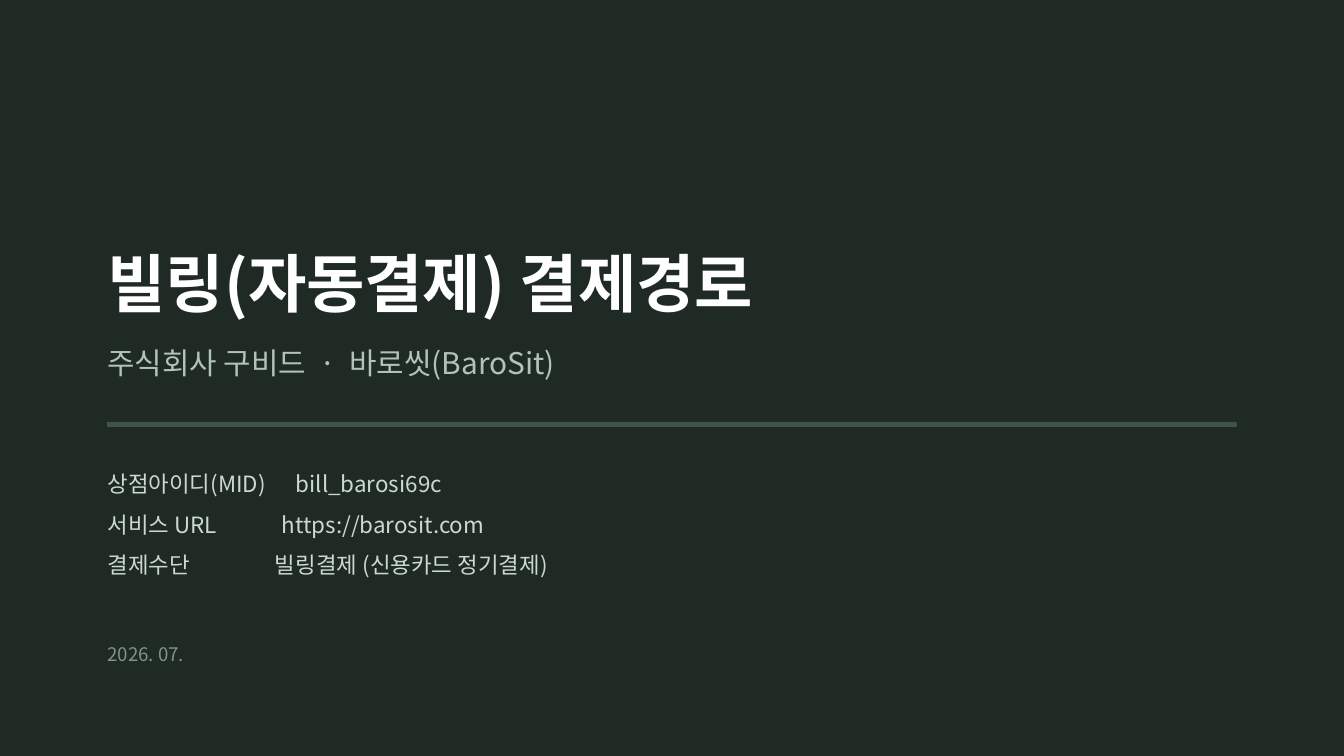
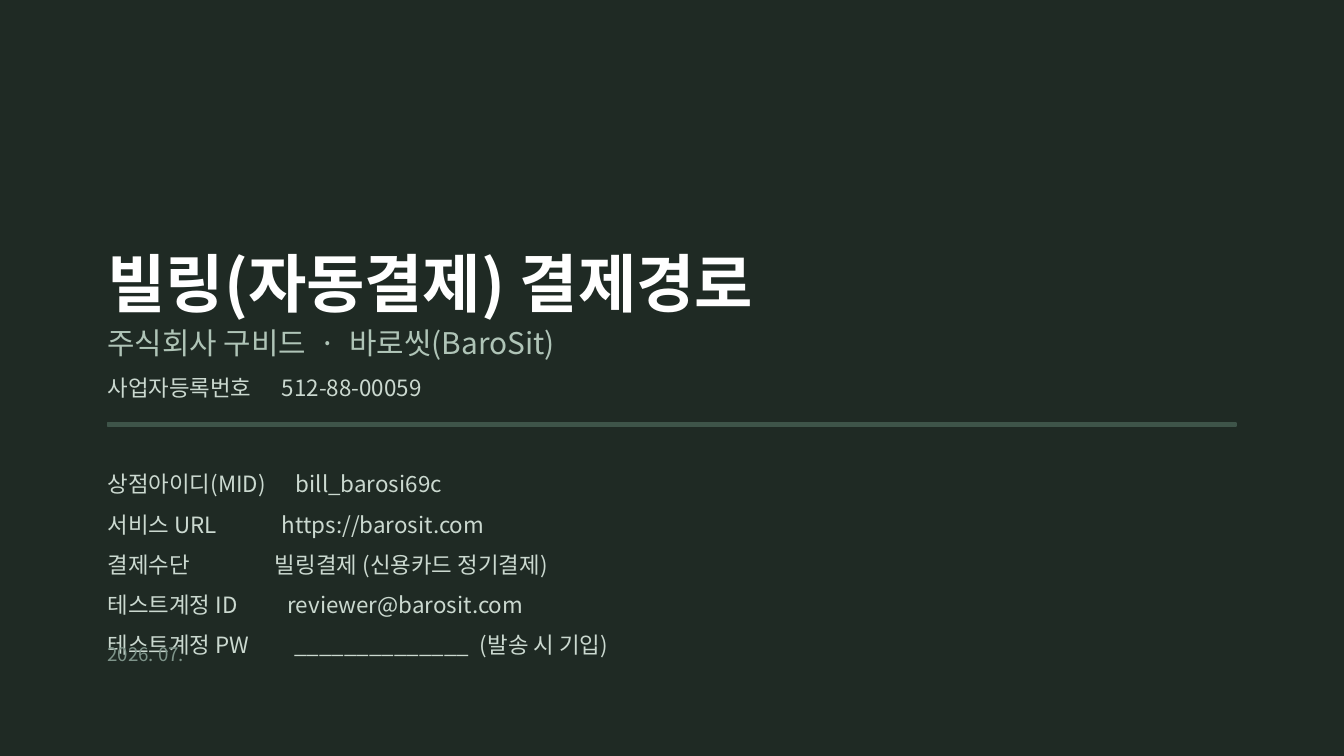
Before and after one commit to jay365-code/barosit, a slide deck: slide 1 of docs/바로씻_빌링결제경로.pptx. Drawn at 1344x756 pixels with LibreOffice and Linux fonts; fonts in the diff are those of the drawing. Boxes give left, top, right and bottom in pixels: in the first picture for what was removed or moved away, otherwise in the second. Text is boxed around its words. In the diff, an @@ line names an element or a change of style, - is before the commit and + after.

```diff
--- a/docs/바로씻_빌링결제경로.pptx
+++ b/docs/바로씻_빌링결제경로.pptx
@@ text at [107,377,422,398]: paragraph added @@
+사업자등록번호 512-88-00059
@@ text at [107,594,608,659]: paragraphs added @@
+테스트계정 ID reviewer@barosit.com
+테스트계정 PW ______________ (발송 시 기입)
```
Also in this commit, not shown: 10 other slides changed, 8 other files.
